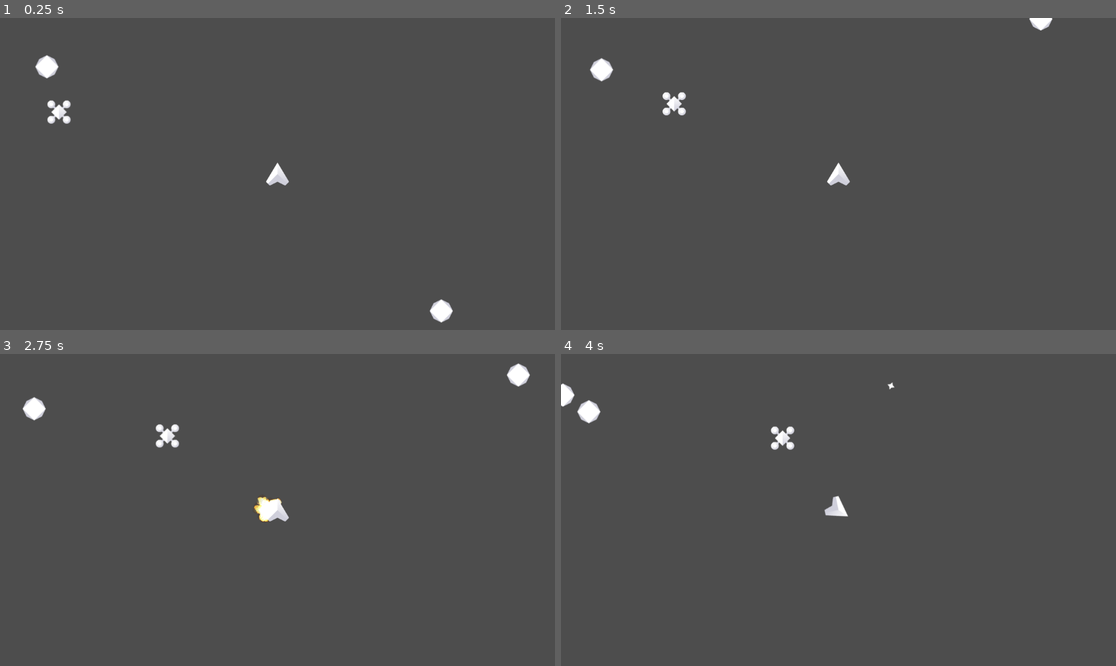
Above: before the commit, frames 1-4 (two rows, left to right).
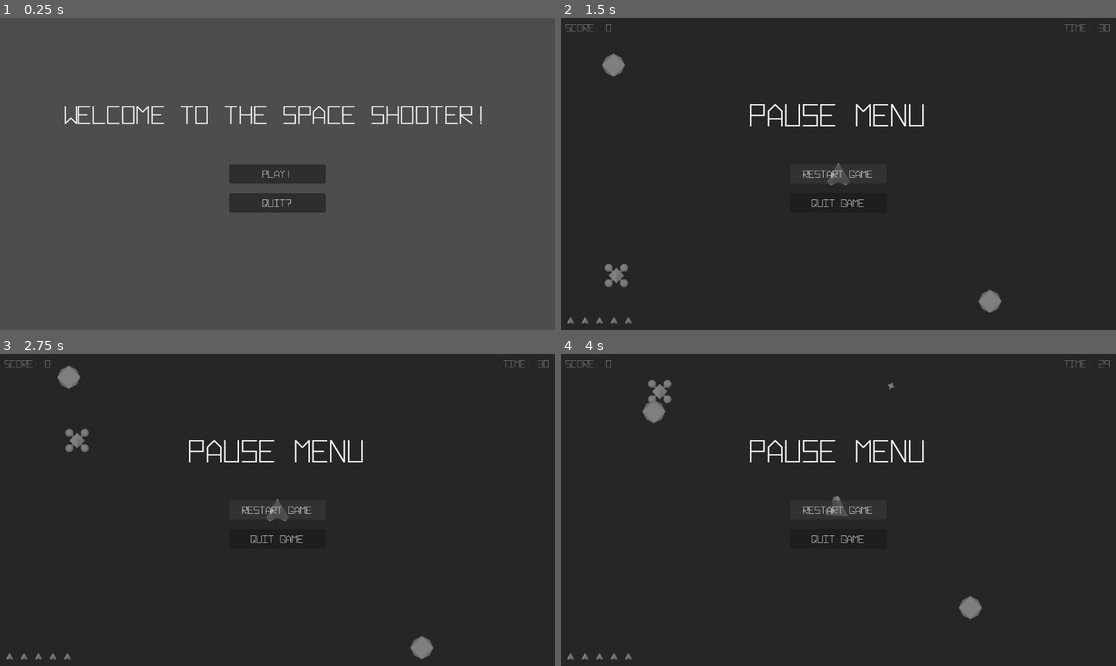
Above: after the commit, the same moments.

Repository: ThomNichol/Space-Shooter
Game: Godot game, scene res://UI/control.tscn
Same seed, same stepped clock (60 frames per second), same inputs: the game is played once before the commit and once after it. Before the commit the project starts from res://game.tscn.
Inputs (mouse positions are in pixels of both pictures, inside the frame that each line leads up to):
- Up to frame 1 (0.25 s): no input
- Up to frame 2 (1.5 s): click (838, 174) at 0.5 s, where only the run after the commit has a clickable "Play!"; click (838, 174) at 1.25 s, where only the run after the commit has a clickable "Restart Game"
- Up to frame 3 (2.75 s): click (277, 510) at 2 s, where only the run after the commit has a clickable "Restart Game"
- Up to frame 4 (4 s): click (838, 510) at 2.75 s, where only the run after the commit has a clickable "Restart Game"; hold D (Right) from 3.53 s (still down); tap Space (Shoot) at 3.6 s

The runs differ from the first frame. In frame 1, 3.8% of the frame differs, in the area x 6-87%, y 11-98%; in frame 2, 100%; in frame 3, 100%, in the area x 0-100%, y 0-100%; in frame 4, 100%.

Commit message:
Completed Project 2

Diff:
--- a/Asteroid.gd
+++ b/Asteroid.gd
@@ -7,5 +7,5 @@
 
 func _physics_process(_delta):
 	move_and_slide()
-	position.x = wrapf(position.x, 0, 1152)
-	position.y = wrapf(position.y, 0, 648)
+	position.x = wrapf(position.x, 0, Global.VP.x)
+	position.y = wrapf(position.y, 0, Global.VP.y)
--- a/Asteroid/Asteroid.gd
+++ b/Asteroid/Asteroid.gd
@@ -14,4 +14,5 @@
 func damage(d):
 	health -= d
 	if health <= 0:
+		Global.update_score(100)
 		queue_free()
--- a/Enemy/Enemy.gd
+++ b/Enemy/Enemy.gd
@@ -15,7 +15,7 @@
 func _physics_process(_delta):
 	position += direction
 	position.y = initial_position.y + sin(position.x/20)*wobble
-	if position.x > 1200:
+	if position.x > Global.VP.x + 100:
 		queue_free()
 
 
@@ -33,6 +33,7 @@
 func damage(d):
 	health -= d
 	if health <= 0:
+		Global.update_score(500)
 		queue_free()
 
 func _on_area_2d_body_entered(body):
--- a/Player/Player.gd
+++ b/Player/Player.gd
@@ -27,8 +27,8 @@
 	velocity += get_input()*speed
 	velocity = velocity.normalized() * clamp(velocity.length(), 0, max_speed)
 
-	position.x = wrapf(position.x, 0, 1152)
-	position.y = wrapf(position.y, 0, 648)
+	position.x = wrapf(position.x, 0, Global.VP.x)
+	position.y = wrapf(position.y, 0, Global.VP.y)
 	velocity = velocity.normalized() * clamp(velocity.length(), 0, max_speed)
 
 	move_and_slide()
@@ -51,6 +51,7 @@
 			explosion.global_position = global_position
 			hide()
 			await explosion.animation_finished
+		Global.update_lives(-1)
 		queue_free()
 
 func _on_area_2d_body_entered(body):
--- /dev/null
+++ b/UI/End_Game/end_game.tscn
@@ -0,0 +1,79 @@
+[gd_scene load_steps=3 format=3 uid="uid://cjt7ty7abbujs"]
+
+[ext_resource type="FontFile" uid="uid://but3hhbtlw8ir" path="res://Assets/Hyperspace Bold.otf" id="1_lqkb5"]
+
+[sub_resource type="GDScript" id="GDScript_84lbc"]
+script/source = "extends Control
+
+
+func _ready():
+	$Label.text = \"Thanks for playing!\\nYour final score was \" + str(Global.score) + \".\"
+
+func _on_play_pressed():
+	Global.reset()
+	get_tree().change_scene_to_file(\"res://game.tscn\")
+
+
+func _on_quit_pressed():
+	get_tree().quit()
+"
+
+[node name="End_Game" type="Control"]
+layout_mode = 3
+anchors_preset = 15
+anchor_right = 1.0
+anchor_bottom = 1.0
+grow_horizontal = 2
+grow_vertical = 2
+script = SubResource("GDScript_84lbc")
+
+[node name="Label" type="Label" parent="."]
+layout_mode = 1
+anchors_preset = 15
+anchor_right = 1.0
+anchor_bottom = 1.0
+offset_bottom = -248.0
+grow_horizontal = 2
+grow_vertical = 2
+theme_override_fonts/font = ExtResource("1_lqkb5")
+theme_override_font_sizes/font_size = 40
+text = "Thanks for playing!"
+horizontal_alignment = 1
+vertical_alignment = 1
+
+[node name="Play" type="Button" parent="."]
+layout_mode = 1
+anchors_preset = 8
+anchor_left = 0.5
+anchor_top = 0.5
+anchor_right = 0.5
+anchor_bottom = 0.5
+offset_left = -100.0
+offset_top = -20.0
+offset_right = 100.0
+offset_bottom = 20.0
+grow_horizontal = 2
+grow_vertical = 2
+theme_override_fonts/font = ExtResource("1_lqkb5")
+theme_override_font_sizes/font_size = 20
+text = "Play again?"
+
+[node name="Quit" type="Button" parent="."]
+layout_mode = 1
+anchors_preset = 8
+anchor_left = 0.5
+anchor_top = 0.5
+anchor_right = 0.5
+anchor_bottom = 0.5
+offset_left = -100.0
+offset_top = 40.0
+offset_right = 100.0
+offset_bottom = 80.0
+grow_horizontal = 2
+grow_vertical = 2
+theme_override_fonts/font = ExtResource("1_lqkb5")
+theme_override_font_sizes/font_size = 20
+text = "Quit"
+
+[connection signal="pressed" from="Play" to="." method="_on_play_pressed"]
+[connection signal="pressed" from="Quit" to="." method="_on_quit_pressed"]
--- /dev/null
+++ b/UI/HUD.gd
@@ -0,0 +1,32 @@
+extends Control
+
+var Indicator = load("res://UI/indicator.tscn")
+var lives_pos = Vector2(20, Global.VP.y - 20)
+var lives_index = 30
+
+
+func _ready():
+	update_score()
+	update_time()
+	update_lives()
+
+func update_score():
+	$Score.text = "Score: " + str(Global.score)
+
+func update_time():
+	$Time.text = "Time: " + str(Global.time)
+
+func update_lives():
+	lives_pos = Vector2(20, Global.VP.y - 20)
+	for child in $Indicator_Container.get_children():
+		child.queue_free()
+	for i in range(Global.lives):
+		var indicator = Indicator.instantiate()
+		indicator.position = lives_pos + Vector2(lives_index*i, 0)
+		$Indicator_Container.add_child(indicator)
+
+func _on_timer_timeout():
+	Global.update_time(-1)
+	update_time()
+	if Global.time <= 0:
+		get_tree().change_scene_to_file("res://UI/End_Game/end_game.tscn")
--- /dev/null
+++ b/UI/Menu.gd
@@ -0,0 +1,10 @@
+extends Control
+
+
+func _on_restart_pressed():
+	Global.reset()
+	get_tree().change_scene_to_file("res://game.tscn")
+
+
+func _on_quit_pressed():
+	get_tree().quit()
--- /dev/null
+++ b/UI/control.gd
@@ -0,0 +1 @@
+extends Control
--- /dev/null
+++ b/UI/control.tscn
@@ -0,0 +1,75 @@
+[gd_scene load_steps=3 format=3 uid="uid://ce8kk5e5lp4fy"]
+
+[ext_resource type="FontFile" uid="uid://but3hhbtlw8ir" path="res://Assets/Hyperspace Bold.otf" id="1_y0oph"]
+
+[sub_resource type="GDScript" id="GDScript_i3pdp"]
+script/source = "extends Control
+
+
+func _on_play_pressed():
+	get_tree().change_scene_to_file(\"res://game.tscn\")
+
+
+func _on_quit_pressed():
+	get_tree().quit()
+"
+
+[node name="Main_Menu" type="Control"]
+layout_mode = 3
+anchors_preset = 15
+anchor_right = 1.0
+anchor_bottom = 1.0
+grow_horizontal = 2
+grow_vertical = 2
+script = SubResource("GDScript_i3pdp")
+
+[node name="Label" type="Label" parent="."]
+layout_mode = 1
+anchors_preset = 15
+anchor_right = 1.0
+anchor_bottom = 1.0
+offset_bottom = -248.0
+grow_horizontal = 2
+grow_vertical = 2
+theme_override_fonts/font = ExtResource("1_y0oph")
+theme_override_font_sizes/font_size = 50
+text = "Welcome to the Space Shooter!"
+horizontal_alignment = 1
+vertical_alignment = 1
+
+[node name="Play" type="Button" parent="."]
+layout_mode = 1
+anchors_preset = 8
+anchor_left = 0.5
+anchor_top = 0.5
+anchor_right = 0.5
+anchor_bottom = 0.5
+offset_left = -100.0
+offset_top = -20.0
+offset_right = 100.0
+offset_bottom = 20.0
+grow_horizontal = 2
+grow_vertical = 2
+theme_override_fonts/font = ExtResource("1_y0oph")
+theme_override_font_sizes/font_size = 20
+text = "Play!"
+
+[node name="Quit" type="Button" parent="."]
+layout_mode = 1
+anchors_preset = 8
+anchor_left = 0.5
+anchor_top = 0.5
+anchor_right = 0.5
+anchor_bottom = 0.5
+offset_left = -100.0
+offset_top = 40.0
+offset_right = 100.0
+offset_bottom = 80.0
+grow_horizontal = 2
+grow_vertical = 2
+theme_override_fonts/font = ExtResource("1_y0oph")
+theme_override_font_sizes/font_size = 20
+text = "Quit?"
+
+[connection signal="pressed" from="Play" to="." method="_on_play_pressed"]
+[connection signal="pressed" from="Quit" to="." method="_on_quit_pressed"]
--- /dev/null
+++ b/UI/indicator.tscn
@@ -0,0 +1,9 @@
+[gd_scene load_steps=2 format=3 uid="uid://bk0c4xeqa3iel"]
+
+[ext_resource type="Texture2D" uid="uid://rniudvfk7qrs" path="res://Assets/Player.png" id="1_e2r3l"]
+
+[node name="Indicator" type="Node2D"]
+
+[node name="Sprite2D" type="Sprite2D" parent="."]
+scale = Vector2(0.3, 0.3)
+texture = ExtResource("1_e2r3l")
--- a/game.tscn
+++ b/game.tscn
@@ -1,9 +1,12 @@
-[gd_scene load_steps=5 format=3 uid="uid://ddaheowgfcnf1"]
+[gd_scene load_steps=8 format=3 uid="uid://ddaheowgfcnf1"]
 
 [ext_resource type="PackedScene" uid="uid://ml3p5jyi40o3" path="res://Player/player.tscn" id="1_kh6f2"]
 [ext_resource type="PackedScene" uid="uid://b5hc2iryi1kop" path="res://Asteroid/asteroid.tscn" id="2_844g0"]
 [ext_resource type="Script" path="res://Player/Player_Container.gd" id="2_x3new"]
 [ext_resource type="PackedScene" uid="uid://c0c6nkqjr3a3c" path="res://Enemy/enemy.tscn" id="3_a4u55"]
+[ext_resource type="FontFile" uid="uid://but3hhbtlw8ir" path="res://Assets/Hyperspace Bold.otf" id="5_5q7vx"]
+[ext_resource type="Script" path="res://UI/HUD.gd" id="5_m05ye"]
+[ext_resource type="Script" path="res://UI/Menu.gd" id="7_6rten"]
 
 [node name="Game" type="Node2D"]
 
@@ -27,3 +30,121 @@
 
 [node name="Enemy" parent="Enemy_Container" instance=ExtResource("3_a4u55")]
 position = Vector2(400, 200)
+
+[node name="UI" type="CanvasLayer" parent="."]
+
+[node name="HUD" type="Control" parent="UI"]
+layout_mode = 3
+anchors_preset = 15
+anchor_right = 1.0
+anchor_bottom = 1.0
+grow_horizontal = 2
+grow_vertical = 2
+script = ExtResource("5_m05ye")
+
+[node name="Score" type="Label" parent="UI/HUD"]
+layout_mode = 1
+offset_left = 10.0
+offset_right = 210.0
+offset_bottom = 40.0
+theme_override_fonts/font = ExtResource("5_5q7vx")
+theme_override_font_sizes/font_size = 20
+text = "Score: "
+vertical_alignment = 1
+
+[node name="Time" type="Label" parent="UI/HUD"]
+layout_mode = 1
+anchors_preset = 1
+anchor_left = 1.0
+anchor_right = 1.0
+offset_left = -210.0
+offset_right = -10.0
+offset_bottom = 40.0
+grow_horizontal = 0
+theme_override_fonts/font = ExtResource("5_5q7vx")
+theme_override_font_sizes/font_size = 20
+text = "Time: "
+horizontal_alignment = 2
+vertical_alignment = 1
+
+[node name="Indicator_Container" type="Control" parent="UI/HUD"]
+layout_mode = 1
+anchors_preset = 15
+anchor_right = 1.0
+anchor_bottom = 1.0
+grow_horizontal = 2
+grow_vertical = 2
+
+[node name="Timer" type="Timer" parent="UI/HUD"]
+autostart = true
+
+[node name="Menu" type="Control" parent="UI"]
+process_mode = 3
+layout_mode = 3
+anchors_preset = 15
+anchor_right = 1.0
+anchor_bottom = 1.0
+grow_horizontal = 2
+grow_vertical = 2
+script = ExtResource("7_6rten")
+
+[node name="ColorRect" type="ColorRect" parent="UI/Menu"]
+layout_mode = 1
+anchors_preset = 15
+anchor_right = 1.0
+anchor_bottom = 1.0
+grow_horizontal = 2
+grow_vertical = 2
+color = Color(0, 0, 0, 0.501961)
+
+[node name="Label" type="Label" parent="UI/Menu"]
+layout_mode = 1
+anchors_preset = 15
+anchor_right = 1.0
+anchor_bottom = 1.0
+offset_bottom = -248.0
+grow_horizontal = 2
+grow_vertical = 2
+theme_override_fonts/font = ExtResource("5_5q7vx")
+theme_override_font_sizes/font_size = 60
+text = "Pause Menu"
+horizontal_alignment = 1
+vertical_alignment = 1
+
+[node name="Restart" type="Button" parent="UI/Menu"]
+layout_mode = 1
+anchors_preset = 8
+anchor_left = 0.5
+anchor_top = 0.5
+anchor_right = 0.5
+anchor_bottom = 0.5
+offset_left = -100.0
+offset_top = -20.0
+offset_right = 100.0
+offset_bottom = 20.0
+grow_horizontal = 2
+grow_vertical = 2
+theme_override_fonts/font = ExtResource("5_5q7vx")
+theme_override_font_sizes/font_size = 20
+text = "Restart Game"
+
+[node name="Quit" type="Button" parent="UI/Menu"]
+layout_mode = 1
+anchors_preset = 8
+anchor_left = 0.5
+anchor_top = 0.5
+anchor_right = 0.5
+anchor_bottom = 0.5
+offset_left = -100.0
+offset_top = 40.0
+offset_right = 100.0
+offset_bottom = 80.0
+grow_horizontal = 2
+grow_vertical = 2
+theme_override_fonts/font = ExtResource("5_5q7vx")
+theme_override_font_sizes/font_size = 20
+text = "Quit Game"
+
+[connection signal="timeout" from="UI/HUD/Timer" to="UI/HUD" method="_on_timer_timeout"]
+[connection signal="pressed" from="UI/Menu/Restart" to="UI/Menu" method="_on_restart_pressed"]
+[connection signal="pressed" from="UI/Menu/Quit" to="UI/Menu" method="_on_quit_pressed"]
--- a/global.gd
+++ b/global.gd
@@ -1,8 +1,60 @@
 extends Node
 
+var VP = Vector2.ZERO
+var score = 0
+var lives = 0
+var time = 0
+
 func _ready():
+	process_mode = Node.PROCESS_MODE_ALWAYS
 	randomize()
+	VP = get_viewport().size
+	var _signal = get_tree().get_root().size_changed.connect(_resize)
+	reset()
 
 func _process(_delta):
-	if Input.is_action_pressed("Quit"):
-		get_tree().quit()
+	if Input.is_action_just_pressed("Quit"):
+		var menu = get_node_or_null("/root/Game/UI/Menu")
+		if menu == null:
+			get_tree().quit()
+		else:
+			if menu.visible:
+				get_tree().paused = false
+				menu.hide()
+			else:
+				get_tree().paused = true
+				menu.show()
+	var Asteroid_Container = get_node_or_null("/root/Game/Asteroid_Container")
+	var Enemy_Container = get_node_or_null("/root/Game/Enemy_Container")
+	if Asteroid_Container != null and Enemy_Container != null:
+		if Asteroid_Container.get_child_count() == 0 and Enemy_Container.get_child_count() == 0:
+			get_tree().change_scene_to_file("res://UI/End_Game/end_game.tscn")
+
+func update_lives(l):
+	lives += l
+	var hud = get_node_or_null("/root/Game/UI/HUD")
+	if hud != null:
+		hud.update_lives()
+	if lives < 0:
+		get_tree().change_scene_to_file("res://UI/End_Game/end_game.tscn")
+
+func update_score(s):
+	score += s
+	var hud = get_node_or_null("/root/Game/UI/HUD")
+	if hud != null:
+		hud.update_score()
+
+func update_time(t):
+	time += t
+
+func _resize():
+	VP = get_viewport().size
+	var hud = get_node_or_null("/root/Game/UI/HUD")
+	if hud != null:
+		hud.update_lives()
+
+func reset():
+	get_tree().paused = false
+	score = 0
+	time = 30
+	lives = 5
--- a/project.godot
+++ b/project.godot
@@ -11,7 +11,7 @@
 [application]
 
 config/name="Space-shooter"
-run/main_scene="res://game.tscn"
+run/main_scene="res://UI/control.tscn"
 config/features=PackedStringArray("4.1", "Forward Plus")
 config/icon="res://icon.svg"
 
Binary file added: Assets/Fontspring-DEMO-hyperspacerace-bold.otf
Not shown, added: Assets/Fontspring-DEMO-hyperspacerace-bold.otf.import
Binary file added: Assets/Fontspring-DEMO-hyperspacerace-extendedbold.otf
Not shown, added: Assets/Fontspring-DEMO-hyperspacerace-extendedbold.otf.import
Binary file added: Assets/Fontspring-DEMO-hyperspacerace-extendedbolditalic.otf
Not shown, added: Assets/Fontspring-DEMO-hyperspacerace-extendedbolditalic.otf.import
Binary file added: Assets/Fontspring-DEMO-hyperspacerace-extendedheavy.otf
Not shown, added: Assets/Fontspring-DEMO-hyperspacerace-extendedheavy.otf.import
Binary file added: Assets/Fontspring-DEMO-hyperspacerace-extendedheavyitalic.otf
Not shown, added: Assets/Fontspring-DEMO-hyperspacerace-extendedheavyitalic.otf.import
Binary file added: Assets/Fontspring-DEMO-hyperspacerace-extendeditalic.otf
Not shown, added: Assets/Fontspring-DEMO-hyperspacerace-extendeditalic.otf.import
(and 2 more such lines)
